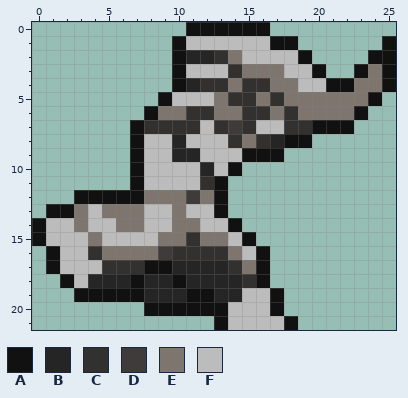
Pixel-art sprite -- images/warframes/frost/frost005.png. Above is the file before it was changed.
The file is 26x22 pixels.
Palette (. is transparent): A #111111  B #252525  C #333130  D #3f3b3a  E #7e766e  F #bcbcbc
Pixels before, first column x 0:
 0 ...........AAAAAA.........
 1 ..........AFFFFFFAA......A
 2 ..........ABBCEFFFFA....AA
 3 ..........AFFFCEEEFFA..AEA
 4 ..........ABCCECCEEFFAAEEA
 5 .........AFFFECCECEEEEEEA.
 6 ........AEECCEECCECEEEEA..
 7 .......ACCCCFCDCFFCCAAA...
 8 .......AFFBFFFCECBAA......
 9 .......AFFBBFFFAAA........
10 .......AFFFFBFA...........
11 .......AFFFFCA............
12 ...AAAAAEEEDEA............
13 .AAEFEEEFFEFFA............
14 AFFEFFEEFFEEFFA...........
15 AFFFEFFFFEECEEFA..........
16 .AFFCEEEEDCCCCEFA.........
17 .AFFFCCCAABBBBCEA.........
18 ..AFBBBABBABBBBCA.........
19 ...AAAAABBBAABBFFA........
20 ........AAAAAAFFFA........
21 .............AFFFFA.......
Now the later version:
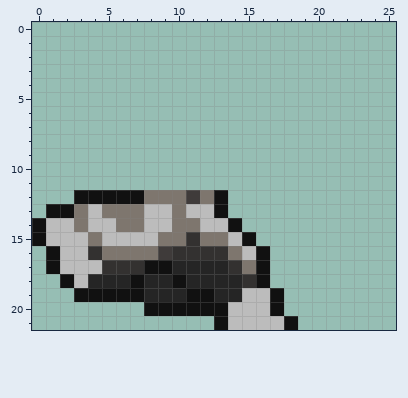
From old to new:
Changed rows in their new state; - is an unchanged pixel.
first column x 7:
 0 ----......---------
 1 ---.........------.
 2 ---..........----..
 3 ---...........--...
 4 ---................
 5 --................-
 6 -................--
 7 ................---
 8 .............------
 9 ...........--------
10 ........-----------
11 .......------------
